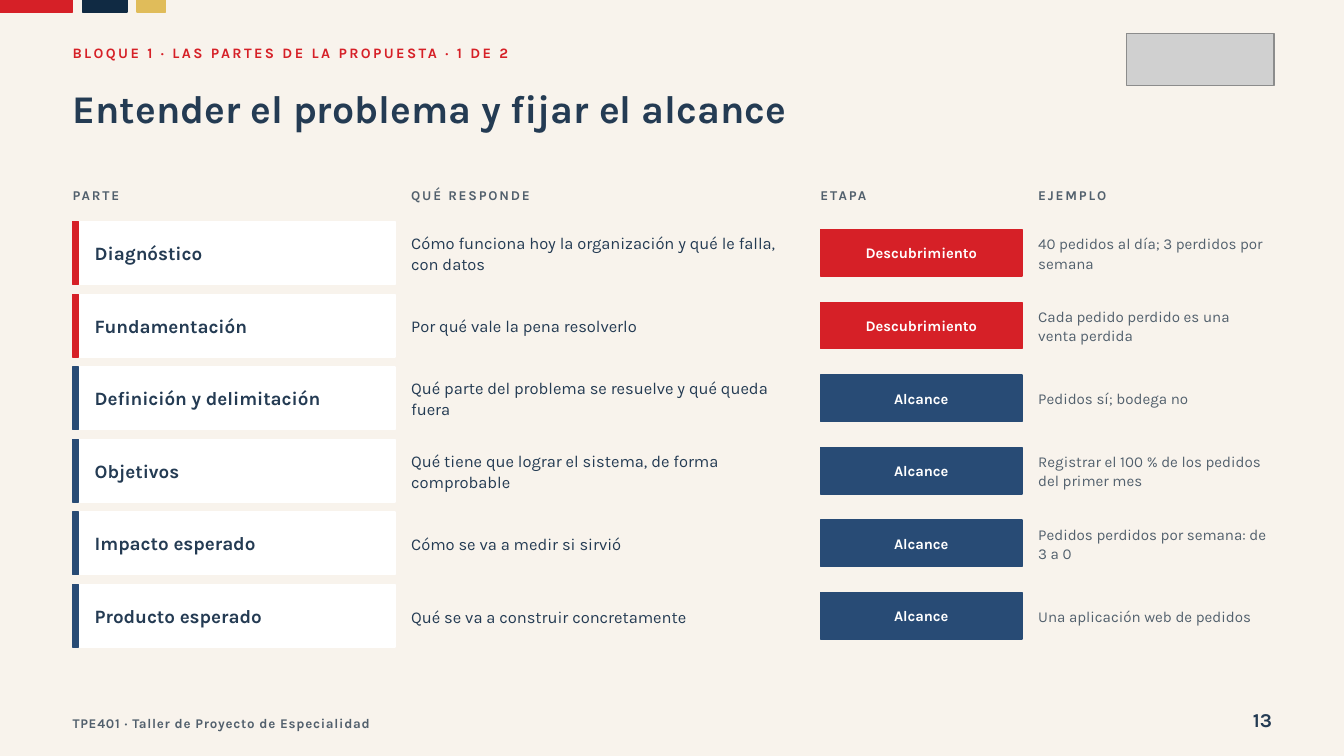
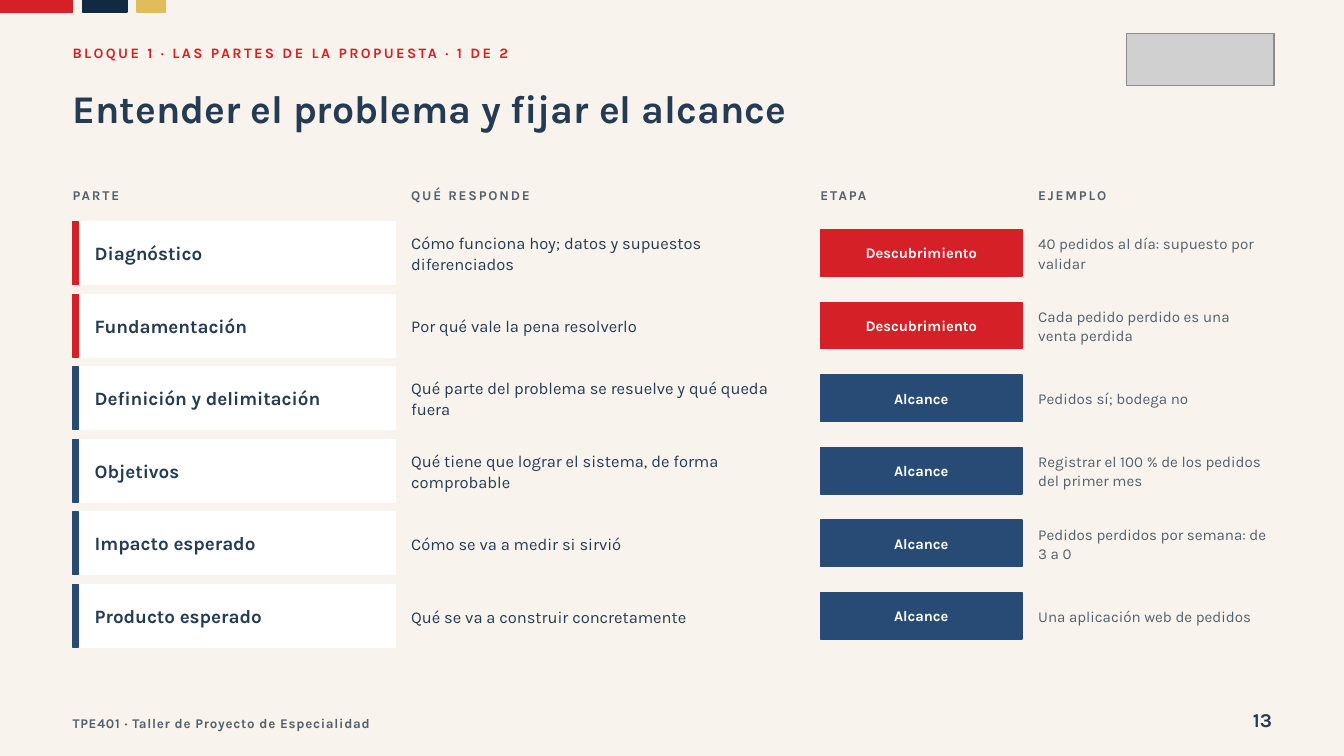
Before and after one commit to Dieg0Code/tpe401-taller-de-proyecto-de-especialidad, a slide deck: slide 13 of clases/semana-01/01/ppt/Clase-01-Un-Software-Para-Alguien-Real.pptx. Drawn at 1344x756 pixels with LibreOffice and Linux fonts; fonts in the diff are those of the drawing; grey boxes stand for pictures. Boxes give left, top, right and bottom in pixels: in the first picture for what was removed or moved away, otherwise in the second. Text is boxed around its words. In the diff, an @@ line names an element or a change of style, - is before the commit and + after.

Commit message:
Permitir avances con supuestos y agregar demo e infografía del módulo

```diff
--- a/clases/semana-01/01/ppt/Clase-01-Un-Software-Para-Alguien-Real.pptx
+++ b/clases/semana-01/01/ppt/Clase-01-Un-Software-Para-Alguien-Real.pptx
@@ text at (411, 236, 701, 270): text changed @@
-Cómo funciona hoy la organización y qué le falla, con datos
+Cómo funciona hoy; datos y supuestos diferenciados
@@ text at (1038, 237, 1254, 269): text changed @@
-40 pedidos al día; 3 perdidos por semana
+40 pedidos al día: supuesto por validar
```
Also in this commit, not shown: 4 other slides changed, 1 slide added, 19 other files.
